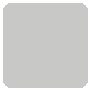
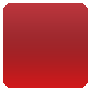
Before/after of a (90, 90) layered artwork. What changed in the layer stack:
showed "13" over [3, 3, 88, 88]
hid "圆角矩形 1" over [3, 3, 88, 88]
